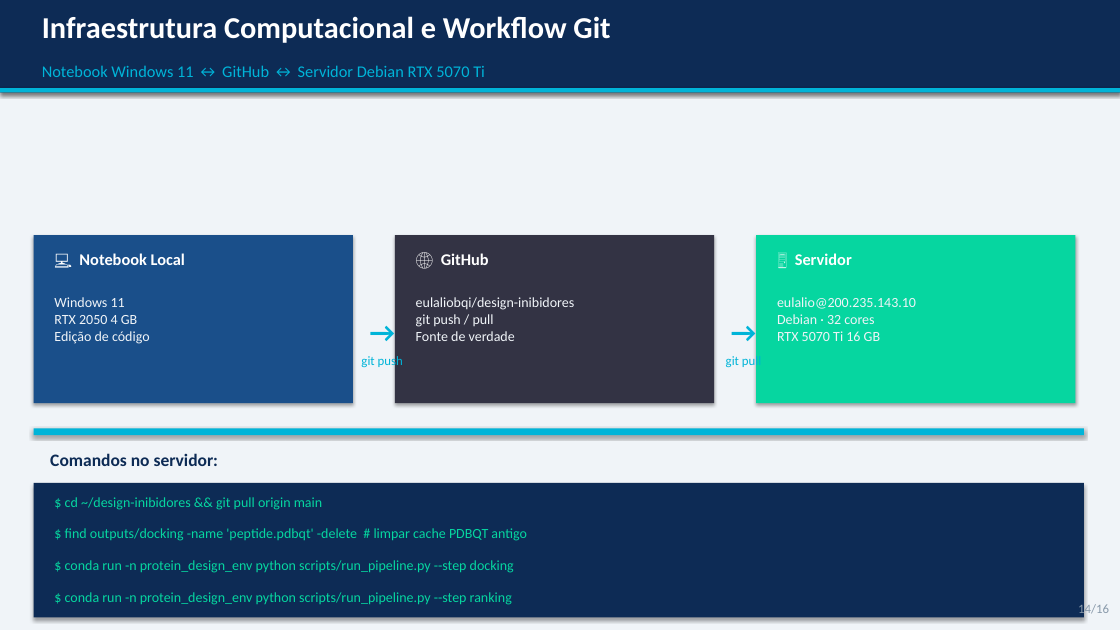
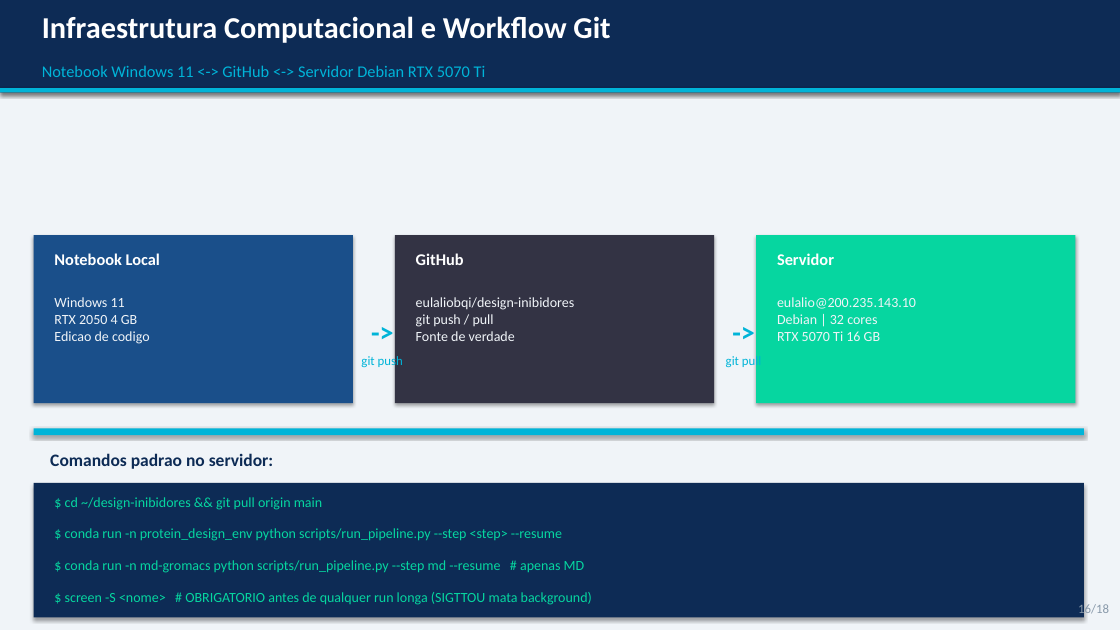
Before and after one commit to eulaliobqi/design-inibidores, a slide deck: slide 16 of apresentacao_design_inibidores.pptx (slide 14 before the commit). Drawn at 1120x630 pixels with LibreOffice and Linux fonts; fonts in the diff are those of the drawing. Boxes give left, top, right and bottom in pixels: in the first picture for what was removed or moved away, otherwise in the second. Text is boxed around its words. In the diff, an @@ line names an element or a change of style, - is before the commit and + after.

```diff
--- a/apresentacao_design_inibidores.pptx
+++ b/apresentacao_design_inibidores.pptx
@@ text at (x1=42, y1=65, x2=486, y2=77): text changed @@
-Notebook Windows 11 ↔ GitHub ↔ Servidor Debian RTX 5070 Ti
+Notebook Windows 11 <-> GitHub <-> Servidor Debian RTX 5070 Ti
@@ text at (x1=54, y1=253, x2=160, y2=265): text changed @@
-💻 Notebook Local
+Notebook Local
@@ text at (x1=416, y1=253, x2=464, y2=265): text changed @@
-🌐 GitHub
+GitHub
@@ text at (x1=777, y1=253, x2=834, y2=265): text changed @@
-🖥️ Servidor
+Servidor
@@ text at (x1=54, y1=297, x2=150, y2=344): text changed @@
-Windows 11
-RTX 2050 4 GB
-Edição de código
+Windows 11
+RTX 2050 4 GB
+Edicao de codigo
@@ text at (x1=777, y1=297, x2=916, y2=341): text changed @@
-eulalio@200.235.143.10
-Debian · 32 cores
-RTX 5070 Ti 16 GB
+eulalio@200.235.143.10
+Debian | 32 cores
+RTX 5070 Ti 16 GB
@@ text at (x1=361, y1=311, x2=403, y2=353): text changed @@
-→
+->
@@ text at (x1=723, y1=311, x2=765, y2=353): text changed @@
-→
+->
@@ text at (x1=50, y1=453, x2=274, y2=469): text changed @@
-Comandos no servidor:
+Comandos padrao no servidor:
@@ text at (x1=65, y1=528, x2=562, y2=541): text changed @@
-$ find outputs/docking -name 'peptide.pdbqt' -delete # limpar cache PDBQT antigo
+$ conda run -n protein_design_env python scripts/run_pipeline.py --step <step> --resume
@@ text at (x1=65, y1=560, x2=585, y2=573): text changed @@
-$ conda run -n protein_design_env python scripts/run_pipeline.py --step docking
+$ conda run -n md-gromacs python scripts/run_pipeline.py --step md --resume # apenas MD
@@ text at (x1=65, y1=592, x2=592, y2=605): text changed @@
-$ conda run -n protein_design_env python scripts/run_pipeline.py --step ranking
+$ screen -S <nome> # OBRIGATORIO antes de qualquer run longa (SIGTTOU mata background)
@@ text at (x1=1078, y1=602, x2=1109, y2=617): text changed @@
-14/16
+16/18
```
Also in this commit, not shown: 8 other slides changed, 9 slides added, 7 slides removed, 47 other files.
